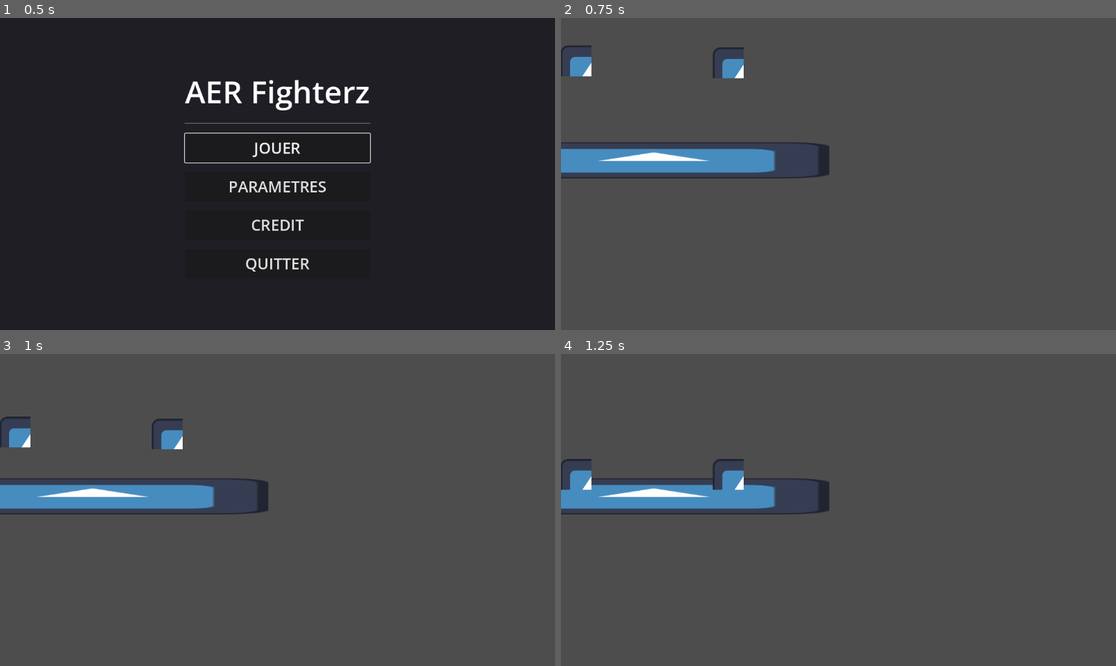
Above: before the commit, frames 1-4 (two rows, left to right).
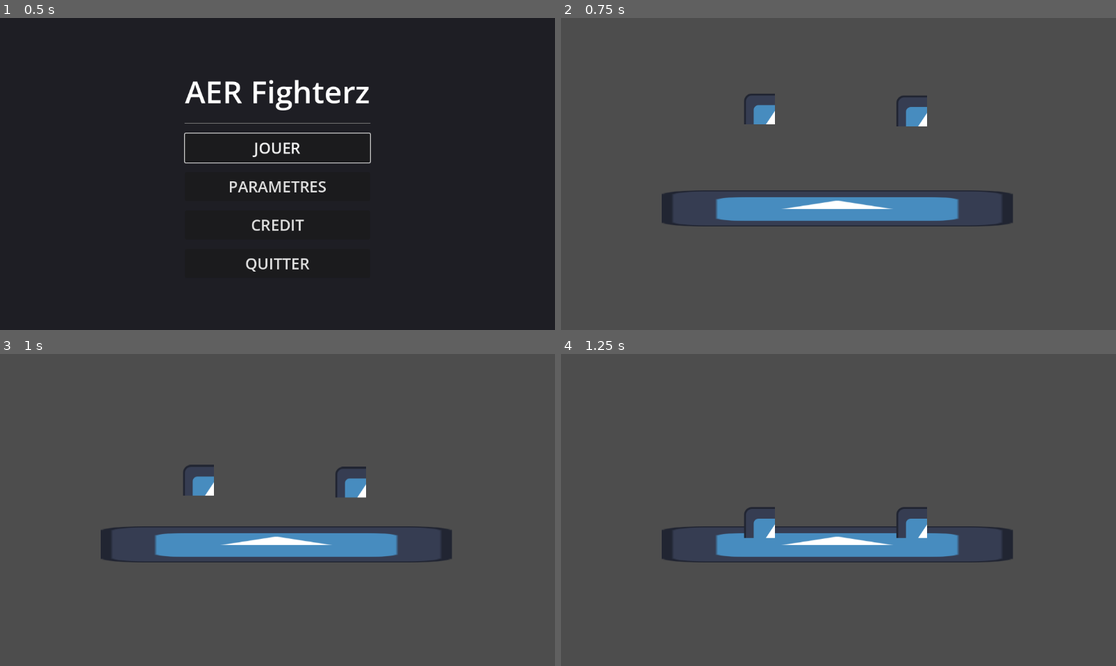
Above: after the commit, the same moments.

Repository: Alexnex31/Game-JAM-epitech
Game: Godot game, scene res://src/scenes/MainMenu.tscn
Two runs of this game, one before a commit and one after it. Both use one fixed random seed, a clock stepped at 60 frames per second and the inputs below. The engine's default icon, where the game draws it, is replaced by a stand-in: a white triangle on a blue panel in a dark square.
Inputs:
- Up to frame 1 (0.5 s): no input
- Up to frame 2 (0.75 s): click "JOUER" at 0.5 s
- Up to frame 3 (1 s): no input
- Up to frame 4 (1.25 s): no input

Frame 1 is identical in both runs. In frame 2, 9.2% of the frame differs, in the area x 0-82%, y 8-67%; in frame 3, 9.0%; in frame 4, 8.8%.

Commit message:
ADD: The dynamique camera

Diff:
--- a/fighting-game/brouillon_arena.tscn
+++ b/fighting-game/brouillon_arena.tscn
@@ -3,7 +3,8 @@
 [ext_resource type="Script" uid="uid://c0cu2pi8sj3nb" path="res://scripts/area.gd" id="1_paolq"]
 [ext_resource type="Texture2D" uid="uid://bn5y7dwt1qqau" path="res://icon.svg" id="3_da5vq"]
 [ext_resource type="PackedScene" uid="uid://btjqgmgnfkknx" path="res://President.tscn" id="3_mwyi6"]
-[ext_resource type="PackedScene" uid="uid://d4x5v6w7x8y9z" path="res://src/scenes/PauseMenu.tscn" id="4_pause"]
+[ext_resource type="PackedScene" uid="uid://y0pwtd32wgba" path="res://multi_target_cam.tscn" id="4_lyn1t"]
+[ext_resource type="PackedScene" uid="uid://kbb40ye14i8" path="res://src/scenes/PauseMenu.tscn" id="4_pause"]
 
 [sub_resource type="RectangleShape2D" id="RectangleShape2D_f8uun"]
 size = Vector2(1960.75, 499.5)
@@ -40,9 +41,12 @@
 position = Vector2(347, 78)
 player_id = 2
 
+[node name="MultiTargetCam" parent="." unique_id=1500751112 instance=ExtResource("4_lyn1t")]
+position = Vector2(195, 224)
+
+[node name="UI" type="CanvasLayer" parent="." unique_id=962535780]
+
+[node name="PauseMenu" parent="UI" unique_id=1623452027 instance=ExtResource("4_pause")]
+visible = false
+
 [connection signal="body_entered" from="blast_zone" to="." method="_on_blast_zone_body_entered"]
-
-[node name="UI" type="CanvasLayer" parent="."]
-
-[node name="PauseMenu" parent="UI" instance=ExtResource("4_pause")]
-visible = false
--- /dev/null
+++ b/fighting-game/multi_target_cam.gd
@@ -0,0 +1,41 @@
+extends Camera2D
+
+@export var move_speed = 0.5
+@export var zoom_speed = 0.05
+@export var min_zoom = 1.5
+@export var max_zoom = 5
+@export var margin = Vector2(400, 200)
+
+var targets = []
+
+@onready var screen_size = get_viewport_rect().size
+
+func add_target(t):
+	if not t in targets:
+		targets.append(t)
+
+
+func remove_target(t):
+	if t in targets:
+		targets.remove(t)
+
+func _process(delta):
+	if !targets:
+		return
+	var p = Vector2.ZERO
+	for target in targets:
+		p += target.position
+	p /= targets.size()
+	position = lerp(position, p, move_speed)
+
+	var r = Rect2(position, Vector2.ONE)
+	for target in targets:
+		r = r.expand(target.position)
+	r = r.grow_individual(margin.x, margin.y, margin.x, margin.y)
+	var d = max(r.size.x, r.size.y)
+	var z
+	if r.size.x > r.size.y * screen_size.aspect():
+		z = clamp(r.size.x / screen_size.x, min_zoom, max_zoom)
+	else:
+		z = clamp(r.size.y / screen_size.y, min_zoom, max_zoom)
+	zoom = lerp(zoom, Vector2.ONE * z, zoom_speed)
--- /dev/null
+++ b/fighting-game/multi_target_cam.tscn
@@ -0,0 +1,6 @@
+[gd_scene format=3 uid="uid://y0pwtd32wgba"]
+
+[ext_resource type="Script" uid="uid://cnapn4ouy6xw0" path="res://multi_target_cam.gd" id="1_hvarq"]
+
+[node name="MultiTargetCam" type="Camera2D" unique_id=1500751112]
+script = ExtResource("1_hvarq")
--- a/fighting-game/project.godot
+++ b/fighting-game/project.godot
@@ -17,6 +17,42 @@
 
 [input]
 
+ui_accept={
+"deadzone": 0.5,
+"events": [Object(InputEventJoypadButton,"resource_local_to_scene":false,"resource_name":"","device":0,"button_index":0,"pressure":0.0,"pressed":false,"script":null)
+, Object(InputEventJoypadButton,"resource_local_to_scene":false,"resource_name":"","device":1,"button_index":0,"pressure":0.0,"pressed":false,"script":null)
+]
+}
+ui_cancel={
+"deadzone": 0.5,
+"events": [Object(InputEventJoypadButton,"resource_local_to_scene":false,"resource_name":"","device":0,"button_index":1,"pressure":0.0,"pressed":false,"script":null)
+, Object(InputEventJoypadButton,"resource_local_to_scene":false,"resource_name":"","device":1,"button_index":1,"pressure":0.0,"pressed":false,"script":null)
+]
+}
+ui_left={
+"deadzone": 0.5,
+"events": [Object(InputEventJoypadMotion,"resource_local_to_scene":false,"resource_name":"","device":0,"axis":0,"axis_value":-1.0,"script":null)
+, Object(InputEventJoypadButton,"resource_local_to_scene":false,"resource_name":"","device":0,"button_index":13,"pressure":0.0,"pressed":false,"script":null)
+]
+}
+ui_right={
+"deadzone": 0.5,
+"events": [Object(InputEventJoypadMotion,"resource_local_to_scene":false,"resource_name":"","device":0,"axis":0,"axis_value":1.0,"script":null)
+, Object(InputEventJoypadButton,"resource_local_to_scene":false,"resource_name":"","device":0,"button_index":14,"pressure":0.0,"pressed":false,"script":null)
+]
+}
+ui_up={
+"deadzone": 0.5,
+"events": [Object(InputEventJoypadMotion,"resource_local_to_scene":false,"resource_name":"","device":0,"axis":1,"axis_value":-1.0,"script":null)
+, Object(InputEventJoypadButton,"resource_local_to_scene":false,"resource_name":"","device":0,"button_index":11,"pressure":0.0,"pressed":false,"script":null)
+]
+}
+ui_down={
+"deadzone": 0.5,
+"events": [Object(InputEventJoypadMotion,"resource_local_to_scene":false,"resource_name":"","device":0,"axis":1,"axis_value":1.0,"script":null)
+, Object(InputEventJoypadButton,"resource_local_to_scene":false,"resource_name":"","device":0,"button_index":12,"pressure":0.0,"pressed":false,"script":null)
+]
+}
 move_left_1={
 "deadzone": 0.2,
 "events": [Object(InputEventJoypadMotion,"resource_local_to_scene":false,"resource_name":"","device":0,"axis":0,"axis_value":-1.0,"script":null)
@@ -115,42 +151,6 @@
 , Object(InputEventJoypadButton,"resource_local_to_scene":false,"resource_name":"","device":1,"button_index":6,"pressure":0.0,"pressed":false,"script":null)
 ]
 }
-ui_accept={
-"deadzone": 0.5,
-"events": [Object(InputEventJoypadButton,"resource_local_to_scene":false,"resource_name":"","device":0,"button_index":0,"pressure":0.0,"pressed":false,"script":null)
-, Object(InputEventJoypadButton,"resource_local_to_scene":false,"resource_name":"","device":1,"button_index":0,"pressure":0.0,"pressed":false,"script":null)
-]
-}
-ui_cancel={
-"deadzone": 0.5,
-"events": [Object(InputEventJoypadButton,"resource_local_to_scene":false,"resource_name":"","device":0,"button_index":1,"pressure":0.0,"pressed":false,"script":null)
-, Object(InputEventJoypadButton,"resource_local_to_scene":false,"resource_name":"","device":1,"button_index":1,"pressure":0.0,"pressed":false,"script":null)
-]
-}
-ui_up={
-"deadzone": 0.5,
-"events": [Object(InputEventJoypadMotion,"resource_local_to_scene":false,"resource_name":"","device":0,"axis":1,"axis_value":-1.0,"script":null)
-, Object(InputEventJoypadButton,"resource_local_to_scene":false,"resource_name":"","device":0,"button_index":11,"pressure":0.0,"pressed":false,"script":null)
-]
-}
-ui_down={
-"deadzone": 0.5,
-"events": [Object(InputEventJoypadMotion,"resource_local_to_scene":false,"resource_name":"","device":0,"axis":1,"axis_value":1.0,"script":null)
-, Object(InputEventJoypadButton,"resource_local_to_scene":false,"resource_name":"","device":0,"button_index":12,"pressure":0.0,"pressed":false,"script":null)
-]
-}
-ui_left={
-"deadzone": 0.5,
-"events": [Object(InputEventJoypadMotion,"resource_local_to_scene":false,"resource_name":"","device":0,"axis":0,"axis_value":-1.0,"script":null)
-, Object(InputEventJoypadButton,"resource_local_to_scene":false,"resource_name":"","device":0,"button_index":13,"pressure":0.0,"pressed":false,"script":null)
-]
-}
-ui_right={
-"deadzone": 0.5,
-"events": [Object(InputEventJoypadMotion,"resource_local_to_scene":false,"resource_name":"","device":0,"axis":0,"axis_value":1.0,"script":null)
-, Object(InputEventJoypadButton,"resource_local_to_scene":false,"resource_name":"","device":0,"button_index":14,"pressure":0.0,"pressed":false,"script":null)
-]
-}
 
 [physics]
 
--- a/fighting-game/src/scripts/Main.gd
+++ b/fighting-game/src/scripts/Main.gd
@@ -11,6 +11,13 @@
 
 func _ready():
 	print("Game Started")
+	$MultiTargetCam.add_target($President_FighterBase)
+	$MultiTargetCam.add_target($President_FighterBase2)
+
+	# Set camera limits
+	#var r = get_used_rect()
+	#$MultiTargetCam.limit_left = r.position.x
+	#$MultiTargetCam.limit_right = r.end.x
 	change_state(GameState.MENU)
 
 func change_state(new_state: GameState):
Not shown, added: fighting-game/multi_target_cam.gd.uid
